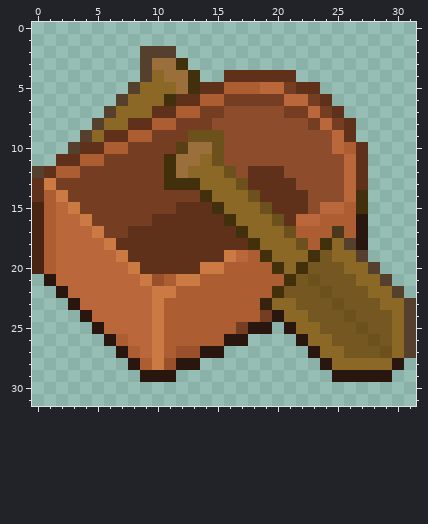
Two versions of one pixel-art sprite, textures/items/boat_acacia.png. The picture above was drawn from the file before the commit.
The file is 32x32 pixels. Colours within 5 levels of each other are drawn and written as one.
After the commit:
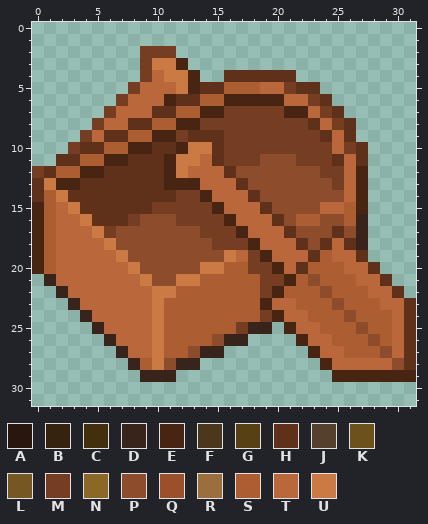
Palette (. is transparent): A #29170f  B #36230d  C #422f0b  D #39241b  E #482413  F #4b371b  G #574014  H #5f301a  J #54402c  K #6c511d  L #755821  M #753d22  N #8b6825  P #8d4d2c  Q #99502b  R #9b6f3b  S #ad5d32  T #ba683b  U #cb7a44
Changes in this commit:
@@ x 0..31 @@
  1 ................................
- 2 .........JJJ....................
- 3 .........JRRC...................
- 4 .........JNRRC..HHHHHH..........
- 5 ........JNNNRCHHSSSTTMHH........
- 6 .......JNNNCHHSSMMMMMTTMH.......
- 7 ......JNNNHHSSMMPPPPPMMTMH......
- 8 .....JNNHHSSMMMPPPPPPPPMTMH.....
- 9 ....JNHHSSMMMKKKPPPPPPPPPTH.....
-10 ...JHHSSMMMMGRRKPPPPPPPPPTSH....
-11 ..HHSSMMMMMCRRNKPPPPPPPPPPTH....
-12 JHSSMMMMMMMCRNNNKPHHHPPPPPTH....
-13 HUMMMMMMMMMCCCNNNKHHHHPPPPTH....
-14 HSUMMMMMMMMMMMCNNNKHHHHPPPTC....
-15 ESTUMMMMMMMMHHHCNNNKHHHPTTSC....
-16 ESTTUMMMMMHHHHHHCNNNKHTTSSSA....
-17 ESTTTUMMHHHHHHHHHCNNNKSSSFSA....
-18 ESTTTTUHHHHHHHHHHHCNNNKSCNJA....
-19 ESTTTTTUHHHHHHHHUTSCNNNCLNNJ....
-20 ESTTTTTTUHHHHHUUSSSSCNCLLLNNJ...
-21 .ATTTTTTTUQSUUSSSSSSSCLKLLLNNJ..
-22 ..ATTTTTTTUUSSSSSSSSCLLLKLLLNNJ.
-23 ...ATTTTTTUSSSSSSSSBNNLLLKLLLNNJ
-24 ....ATTTTTUSSSSSSSSMANNLLLKLLLNJ
-25 .....ATTTTUSSSSSSMAA.ANNLLLKLLNJ
-26 ......ASTTUSSSSSAA....ANNLLLKLNJ
-27 .......ASTUSQQAA.......ANNLLLKNJ
-28 ........ASUQAA..........ANNNNNA.
-29 .........AAA.............AAAAA..
+ 2 .........MMM....................
+ 3 .........MUUE...................
+ 4 .........MTUUE..HHHHHH..........
+ 5 ........MTTTUEHHSSSTTMHH........
+ 6 .......MTTTEHHSSEEEEETTMH.......
+ 7 ......MTTTHHSSEEMMMMMEETMH......
+ 8 .....MTTHHSSEEMMMMMMMMMHTMH.....
+ 9 ....MTHHSSEEMHHHMMMMMMMMHTH.....
+10 ...MHHSSEEHHEUUHMMMMMMMMMTMH....
+11 ..HHSSEEHHHEUUTHMMMPPPMMMHTH....
+12 MHSSEEHHHHHEUTTTHPPPPPPPMMTE....
+13 HUEEHHHHHHHEEETTTHPPPPPPPMTE....
+14 HSUHHHHHHHHHMMETTTHPPPPPPPTE....
+15 ESTUHHHHHHMMMMMETTTHPPPPTTSE....
+16 ESTTUHHHMPPPMMMMETTTHPSSPPSD....
+17 ESTTTUMPPPPPPPMMMETTTHPPPHPD....
+18 ESTTTTUPPPPPPPPMMMETTTHPHTHD....
+19 ESTTTTTUPPPPPPPPUTMETTTHSTTH....
+20 ESTTTTTTUPPPPPUUSSMMETHSSSTTH...
+21 .DTTTTTTTUPPUUSSSSSMMESPSSSTTH..
+22 ..DTTTTTTTUUSSSSSSSMESSSPSSSTTH.
+23 ...DTTTTTTUSSSSSSSSETTSSSPSSSTTH
+24 ....DTTTTTUSSSSSSSSMETTSSSPSSSTH
+25 .....DTTTTUSSSSSSMDD.ETTSSSPSSTH
+26 ......DTTTUSSSSPDD....ETTSSSPSTH
+27 .......DTTUSSPDD.......ETTSSSPTH
+28 ........DSUPDD..........ETTTTTPH
+29 .........DDD.............EEEEEEE
 30 ................................
